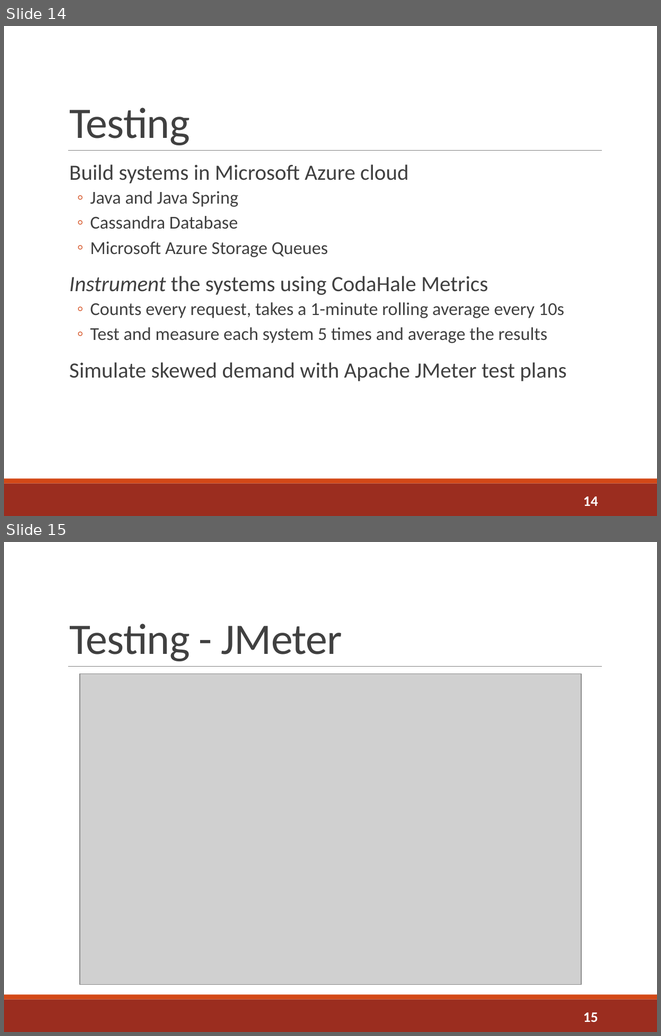
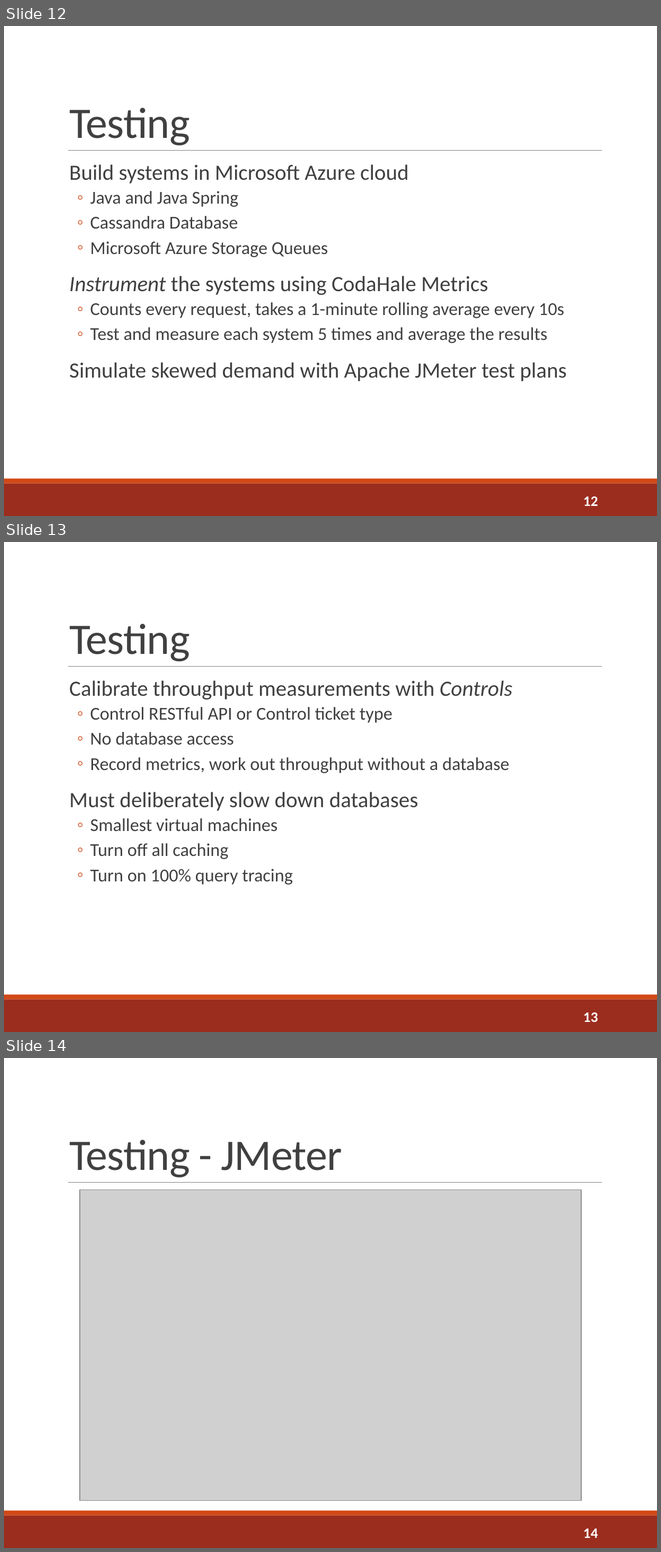
Before and after one commit to sshephard2/skewed-modelling, a slide deck: Presentation/Performance modelling of skewed demand in complex systems.pptx. Shown one above the other, each under a label of ours: slides 14 and 15 before the commit, slides 12, 13 and 14 after it. The pictures are 661x1036 and 661x1552 pixels, drawn with LibreOffice and Linux fonts; fonts in the diff are those of the drawing; grey boxes stand for pictures. Boxes give left, top, right and bottom in pixels: in the first picture for what was removed or moved away, otherwise in the second. Text is boxed around its words. In the diff, an @@ line names an element or a change of style, - is before the commit and + after.

```diff
--- a/Presentation/Performance modelling of skewed demand in complex systems.pptx
+++ b/Presentation/Performance modelling of skewed demand in complex systems.pptx
@@ slide 13 added at [4, 542, 657, 1032], background #FFFFFF; not listed: 3 template elements that a slide beside it also shows @@
@@ title added at [69, 624, 190, 661], 48 pt, text #404040 @@
+Testing
@@ text added at [69, 680, 512, 884], 20 pt, text #404040 @@
+  Calibrate throughput measurements with Controls
+  ◦ Control RESTful API or Control ticket type
+  ◦ No database access
+  ◦ Record metrics, work out throughput without a database
+  Must deliberately slow down databases
+  ◦ Smallest virtual machines
+  ◦ Turn off all caching
+  ◦ Turn on 100% query tracing
@@ page number added at [583, 1012, 598, 1022], 16 pt, text #FFFFFF, bold @@
+13
@@ what was slide 14 is now slide 12 @@
@@ page number at [583, 496, 598, 506]: text changed @@
-14
+12
@@ what was slide 15 is now slide 14 @@
@@ page number at [583, 1528, 598, 1538]: text changed @@
-15
+14
```
Also in this commit, not shown: 5 slides changed, 2 other slides added, 4 slides removed.
